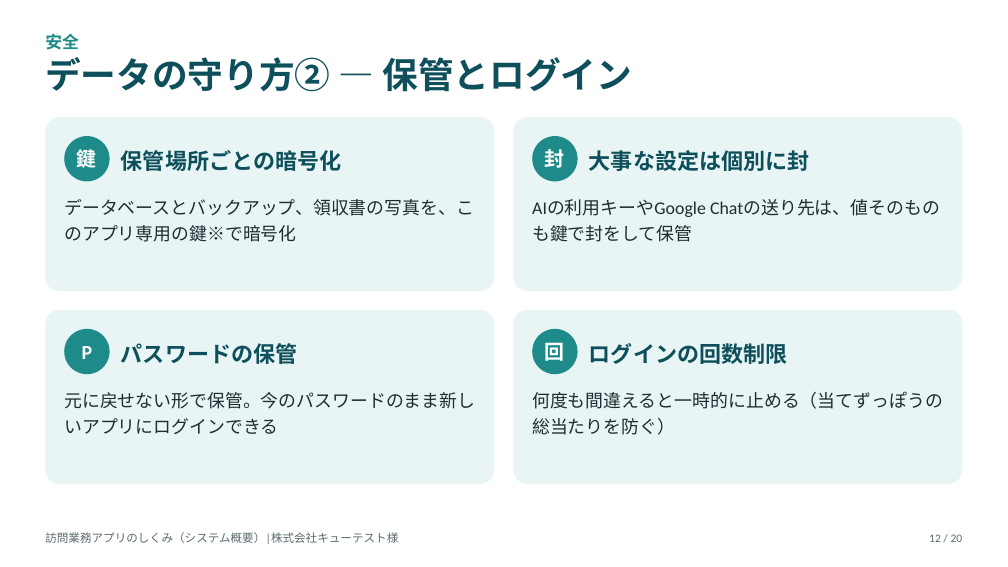
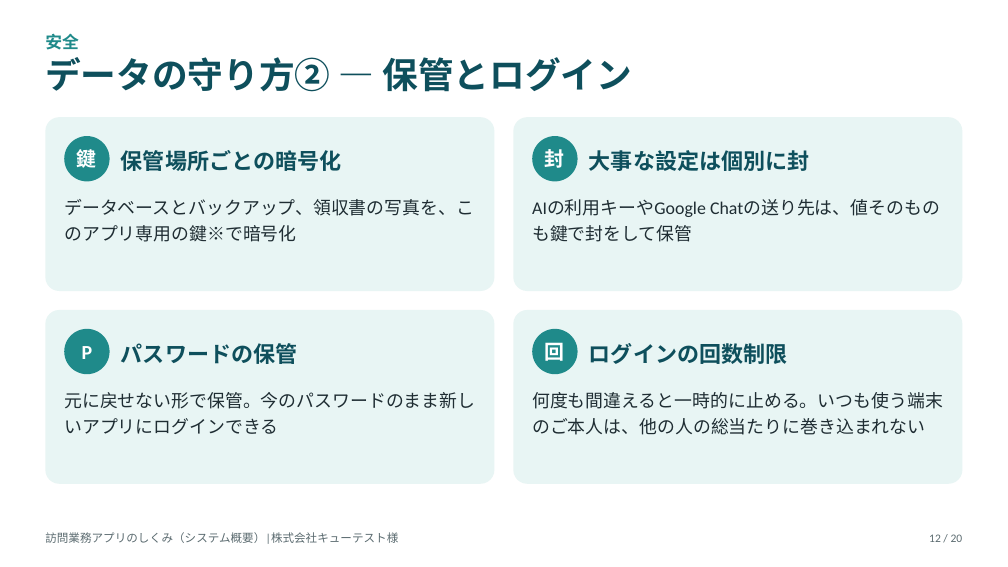
Before and after one commit to katahimo-dev/katahimo-app, a slide deck: slide 12 of doc/partner/システム概要のご説明_キューテスト様.pptx. Drawn at 1008x567 pixels with LibreOffice and Linux fonts; fonts in the diff are those of the drawing. Boxes give left, top, right and bottom in pixels: in the first picture for what was removed or moved away, otherwise in the second. Text is boxed around its words. In the diff, an @@ line names an element or a change of style, - is before the commit and + after.

```diff
--- a/doc/partner/システム概要のご説明_キューテスト様.pptx
+++ b/doc/partner/システム概要のご説明_キューテスト様.pptx
@@ text at (532, 392, 943, 435): text changed @@
-何度も間違えると一時的に止める（当てずっぽうの総当たりを防ぐ）
+何度も間違えると一時的に止める。いつも使う端末のご本人は、他の人の総当たりに巻き込まれない
```
Also in this commit, not shown: 1 other slide changed, 21 other files.
